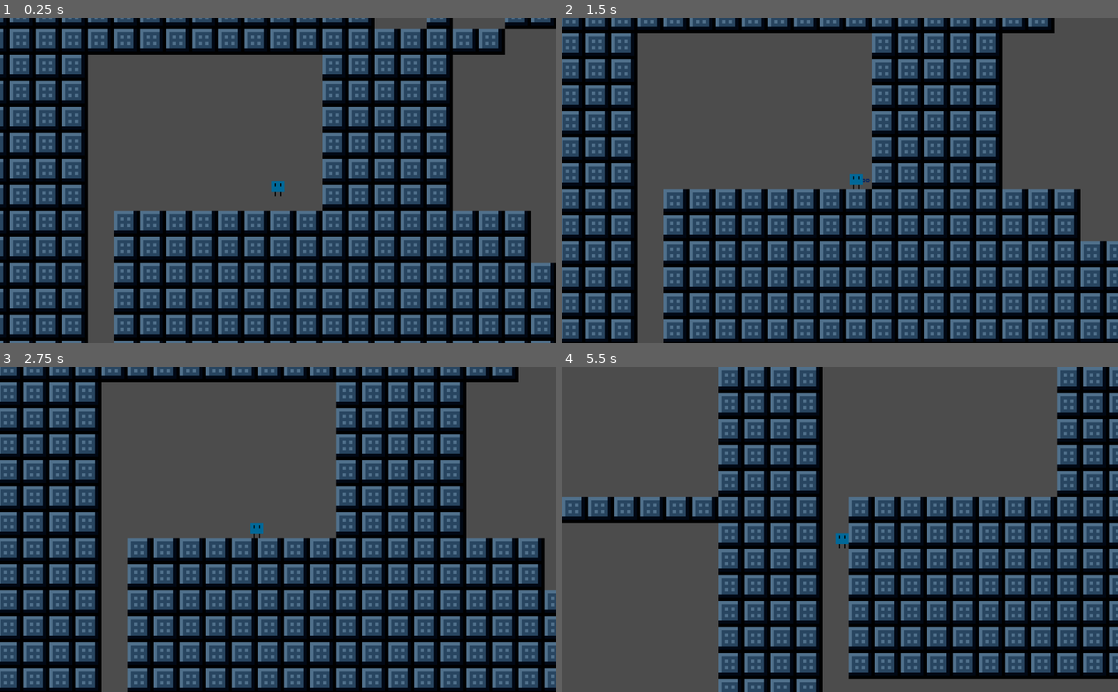
Above: before the commit, frames 1-4 (two rows, left to right).
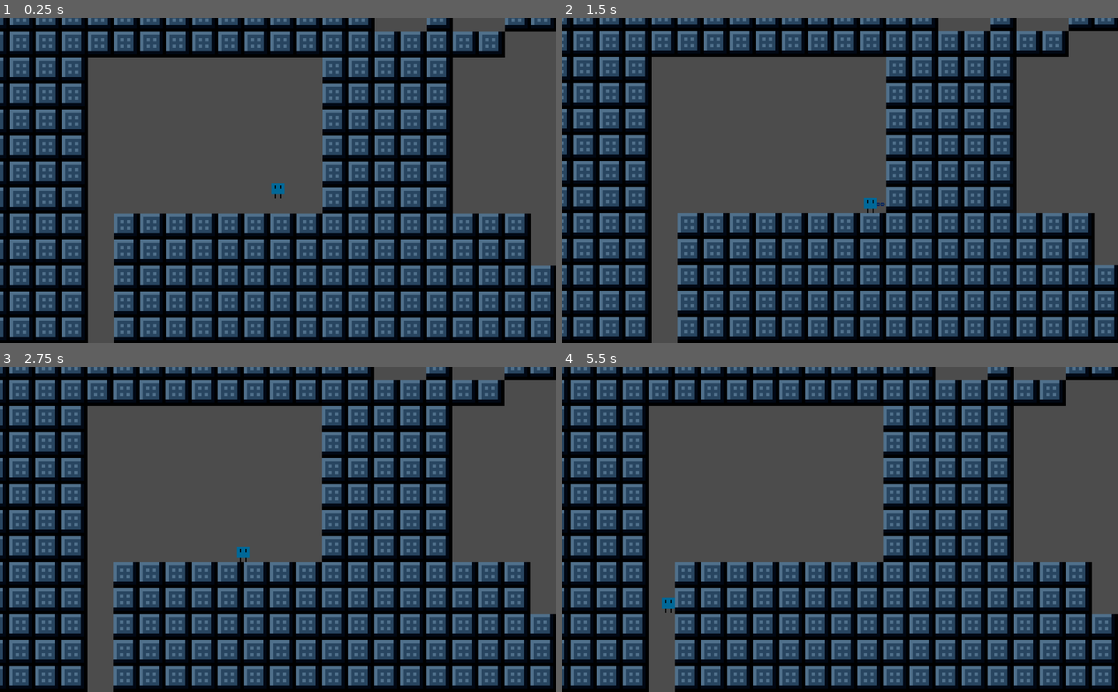
Above: after the commit, the same moments.

Repository: lolbinarycat/hookshot
Game: Godot game, scene res://Node2D.tscn
Same seed, same stepped clock (60 frames per second), same inputs: the game is played once before the commit and once after it.
Inputs:
- Up to frame 1 (0.25 s): no input
- Up to frame 2 (1.5 s): hold X (hookshot) 0.53-1.28 s; hold Right (ui_right) from 0.53 s (still down); tap Z (jump) at 0.77 s; tap X (hookshot) at 1.35 s
- Up to frame 3 (2.75 s): tap Z (jump) at 1.52 s; release Right (ui_right) at 2.03 s; hold Left (ui_left) from 2.03 s (still down); hold X (hookshot) from 2.03 s (still down)
- Up to frame 4 (5.5 s): release Left (ui_left) at 2.78 s; release X (hookshot) at 2.78 s; hold Right (ui_right) 2.78-4.28 s; tap X (hookshot) at 2.85, 4.35 s; tap Z (jump) at 3.02, 3.77, 4.52 s; hold X (hookshot) 3.53-4.28 s; hold Left (ui_left) 4.28-5.03 s; hold Right (ui_right) from 5.03 s (still down); hold X (hookshot) from 5.03 s (still down)

The runs differ from the first frame. In frame 1, 23% of the frame differs, in the area x 0-100%, y 0-100%; in frame 2, 51%; in frame 3, 51%; in frame 4, 78%.

Commit message:
added screen stop functionality

Diff:
--- a/Node2D.tscn
+++ b/Node2D.tscn
@@ -11,6 +11,7 @@
 [ext_resource path="res://hs_chain.gd" type="Script" id=9]
 [ext_resource path="res://spikes.png" type="Texture" id=10]
 [ext_resource path="res://default_env.tres" type="Environment" id=11]
+[ext_resource path="res://camera_bounds.gd" type="Script" id=12]
 
 [sub_resource type="ConvexPolygonShape2D" id=1]
 points = PoolVector2Array( 8, 8, 0, 8, 0, 0, 8, 0 )
@@ -100,6 +101,9 @@
 
 [sub_resource type="RectangleShape2D" id=7]
 
+[sub_resource type="RectangleShape2D" id=8]
+extents = Vector2( 254.143, 151.311 )
+
 [node name="Node2D" type="Node2D"]
 
 [node name="WorldEnvironment" type="WorldEnvironment" parent="."]
@@ -124,7 +128,8 @@
 [node name="Player" type="KinematicBody2D" parent="WorldEnvironment/respawn_pos"]
 position = Vector2( 486.978, 377.326 )
 z_as_relative = false
-input_pickable = true
+collision_layer = 513
+collision_mask = 513
 script = ExtResource( 1 )
 
 [node name="CollisionShape2D" type="CollisionShape2D" parent="WorldEnvironment/respawn_pos/Player"]
@@ -135,9 +140,13 @@
 texture = ExtResource( 2 )
 
 [node name="Camera2D" type="Camera2D" parent="WorldEnvironment/respawn_pos/Player"]
+position = Vector2( -1, 0 )
 current = true
 zoom = Vector2( 0.5, 0.5 )
 process_mode = 0
+limit_left = 234
+limit_right = 741
+limit_smoothed = true
 smoothing_enabled = true
 
 [node name="hookshot" type="Position2D" parent="WorldEnvironment/respawn_pos/Player"]
@@ -169,8 +178,26 @@
 scale = Vector2( 0.2, 0.2 )
 z_as_relative = false
 shape = SubResource( 7 )
+
+[node name="camera_bounds" type="Area2D" parent="WorldEnvironment"]
+position = Vector2( 487.124, 376.149 )
+script = ExtResource( 12 )
+
+[node name="CollisionShape2D" type="CollisionShape2D" parent="WorldEnvironment/camera_bounds"]
+shape = SubResource( 8 )
+
+[node name="camera_bounds2" type="Area2D" parent="WorldEnvironment"]
+position = Vector2( 487.124, 377 )
+script = ExtResource( 12 )
+
+[node name="CollisionShape2D" type="CollisionShape2D" parent="WorldEnvironment/camera_bounds2"]
+shape = SubResource( 8 )
 [connection signal="stop_hs" from="WorldEnvironment/respawn_pos/Player" to="WorldEnvironment/respawn_pos/Player/hookshot" method="_on_Player_stop_hs"]
 [connection signal="hs_extend" from="WorldEnvironment/respawn_pos/Player/hookshot" to="WorldEnvironment/respawn_pos/Player" method="_on_hookshot_hs_extend"]
 [connection signal="hs_miss" from="WorldEnvironment/respawn_pos/Player/hookshot" to="WorldEnvironment/respawn_pos/Player" method="_on_hookshot_hs_miss"]
+[connection signal="hs_hit" from="WorldEnvironment/respawn_pos/Player/hookshot/hs_head" to="WorldEnvironment/respawn_pos/Player/hookshot" method="_on_hookshot_head_hs_hit"]
 [connection signal="hs_hit" from="WorldEnvironment/respawn_pos/Player/hookshot/hs_head" to="WorldEnvironment/respawn_pos/Player" method="_on_hs_head_hs_hit"]
-[connection signal="hs_hit" from="WorldEnvironment/respawn_pos/Player/hookshot/hs_head" to="WorldEnvironment/respawn_pos/Player/hookshot" method="_on_hookshot_head_hs_hit"]
+[connection signal="body_entered" from="WorldEnvironment/camera_bounds" to="WorldEnvironment/camera_bounds" method="_on_camera_bounds_body_entered"]
+[connection signal="body_exited" from="WorldEnvironment/camera_bounds" to="WorldEnvironment/camera_bounds" method="_on_camera_bounds_body_exited"]
+[connection signal="body_entered" from="WorldEnvironment/camera_bounds2" to="WorldEnvironment/camera_bounds2" method="_on_camera_bounds_body_entered"]
+[connection signal="body_exited" from="WorldEnvironment/camera_bounds2" to="WorldEnvironment/camera_bounds2" method="_on_camera_bounds_body_exited"]
--- /dev/null
+++ b/camera_bounds.gd
@@ -0,0 +1,43 @@
+extends Area2D
+
+# Declare member variables here. Examples:
+# var a = 2
+# var b = "text"
+onready var player = get_node(Gconst.PLAYER_PATH)
+onready var camera_node = player.get_node("Camera2D")
+var collis_shape
+var size
+
+func reset_limits(cam):
+	print_debug(cam)
+	cam.set_limit(MARGIN_BOTTOM,10000000)
+	cam.set_limit(MARGIN_LEFT,-10000000)
+	cam.set_limit(MARGIN_RIGHT,10000000)
+	cam.set_limit(MARGIN_TOP,-10000000)
+	cam.position = Vector2(0,0)
+
+# Called when the node enters the scene tree for the first time.
+func _ready():
+	#camera_node = get_node(Gconst.CAMERA_PATH)
+	collis_shape = get_node("CollisionShape2D")
+	#print_debug(camera_node)
+	size = collis_shape.shape.extents
+
+
+# Called every frame. 'delta' is the elapsed time since the previous frame.
+#func _process(delta):
+#	pass
+
+
+func _on_camera_bounds_body_exited(body):
+	if body == player:
+		reset_limits(body.get_node("Camera2D"))
+
+
+func _on_camera_bounds_body_entered(body):
+	if body == player:
+		camera_node.set_limit(MARGIN_RIGHT,position.x+size.x)
+		camera_node.set_limit(MARGIN_LEFT,position.x-size.x)
+		camera_node.set_limit(MARGIN_BOTTOM,position.y+size.y)
+		camera_node.set_limit(MARGIN_TOP,position.y-size.y)
+	pass # Replace with function body.
--- a/global_constants.gd
+++ b/global_constants.gd
@@ -1,11 +1,12 @@
 extends Node
-
 
 # Declare member variables here. Examples:
 # var a = 2
 # var b = "text"
 const HS_PULL_SPEED = 100
 enum {LEFT,RIGHT,UP,DOWN}
+#const CAMERA_PATH = "/root/WorldEnvironment/respawn_pos/Player/Camera2D"
+const PLAYER_PATH = "/root/Node2D/WorldEnvironment/respawn_pos/Player/"
 # Called when the node enters the scene tree for the first time.
 func _ready():
 	pass # Replace with function body.
--- a/hookshot.gd
+++ b/hookshot.gd
@@ -11,7 +11,7 @@
 enum {INACTIVE,EXTENDING,RETRACTING,PULLING} #pulling = hookshot hit a wall
 var hs_state = INACTIVE #what is the hookshot doing
 var hs_dist = 0 #how far is the end of the hookshot away from the player
-enum {LEFT,RIGHT,UP,DOWN}
+#enum {LEFT,RIGHT,UP,DOWN}
 var hs_dir
 var hs_dir_buffer = 0.0 #timer for how long you have to press a button after using the hookshot
 var hs_speed
@@ -19,19 +19,19 @@
 
 func get_direction():
 	if Input.is_action_pressed("ui_left"):
-		return LEFT
+		return Gconst.LEFT
 	elif Input.is_action_pressed("ui_right"):
-		return RIGHT
+		return Gconst.RIGHT
 	elif Input.is_action_pressed("ui_up"):
-		return UP
+		return Gconst.UP
 
 func start_hs(delta):
 	hs_state = EXTENDING
-	if hs_dir == RIGHT: #you transfer your momentum into the hookshot
+	if hs_dir == Gconst.RIGHT: #you transfer your momentum into the hookshot
 		hs_speed = (get_parent().velocity.x + MIN_SPEED) * delta
-	elif hs_dir == LEFT:
+	elif hs_dir == Gconst.LEFT:
 		hs_speed = (-get_parent().velocity.x + MIN_SPEED) * delta
-	elif hs_dir == UP:
+	elif hs_dir == Gconst.UP:
 		hs_speed = (get_parent().velocity.y + MIN_SPEED) * delta
 	if hs_speed <= MIN_SPEED:
 		hs_speed = MIN_SPEED
@@ -79,11 +79,11 @@
 	elif hs_time > MAX_TIME:
 		hs_state = RETRACTING
 
-	if hs_dir == RIGHT: #decide where to put hs head based on orientation and distance
+	if hs_dir == Gconst.RIGHT: #decide where to put hs head based on orientation and distance
 		position.x = hs_dist
-	elif hs_dir == LEFT:
+	elif hs_dir == Gconst.LEFT:
 		position.x = -hs_dist
-	elif hs_dir == UP:
+	elif hs_dir == Gconst.UP:
 		position.y = -hs_dist
 		position.x = 0
 #	pass
--- a/hs_chain.gd
+++ b/hs_chain.gd
@@ -26,5 +26,7 @@
 			set_rotation_degrees(90)
 		elif hs.hs_dir == Gconst.LEFT:
 			set_rotation_degrees(0)
+		elif hs.hs_dir == Gconst.DOWN:
+			set_rotation_degrees(270)
 
 #	pass
--- a/world.gd
+++ b/world.gd
@@ -4,7 +4,6 @@
 # Declare member variables here. Examples:
 # var a = 2
 # var b = "text"
-
 
 # Called when the node enters the scene tree for the first time.
 func _ready():
Not shown: 1 places in Node2D.tscn that only renumber resources
Not shown, added: .gitignore
